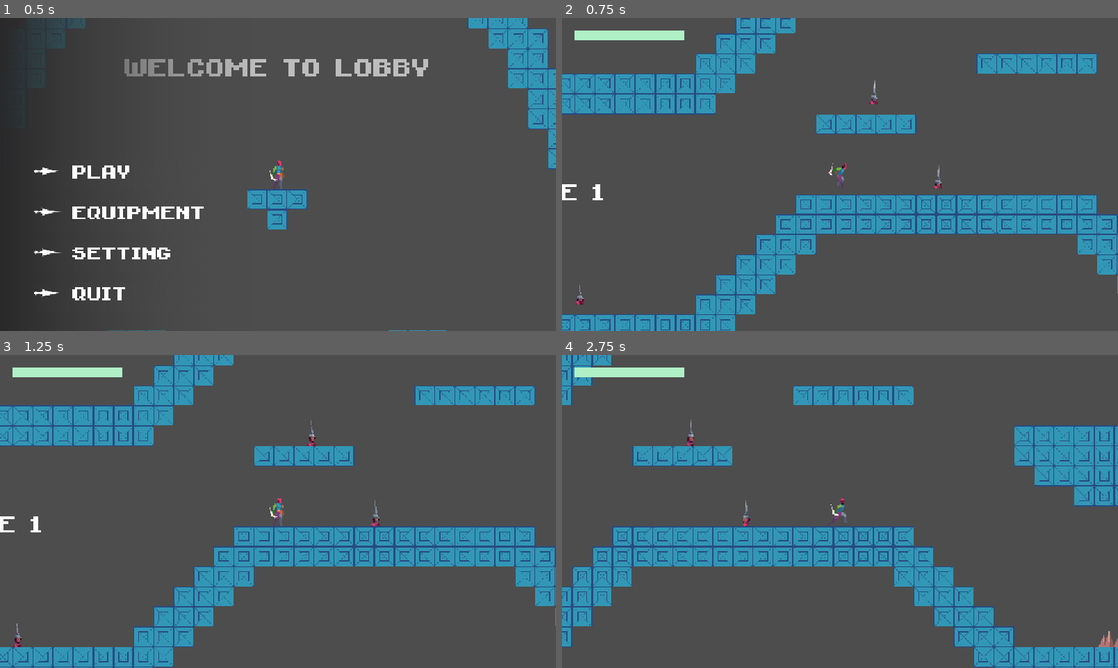
Above: before the commit, frames 1-4 (two rows, left to right).
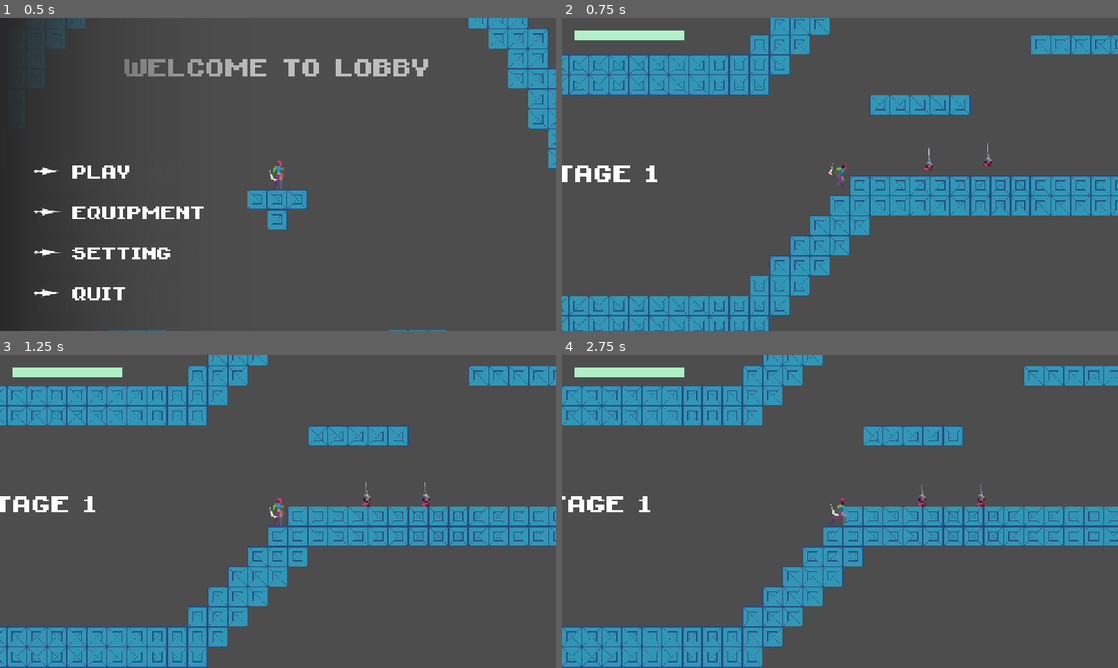
Above: after the commit, the same moments.

Repository: jbradlim08/MindBlade
Game: Godot game, scene res://scene/game/main_menu.tscn
The game is run twice, just before and just after one commit, with the same random seed, the same clock (stepped at 60 frames per second) and the same inputs.
Inputs (mouse positions are in pixels of both pictures, inside the frame that each line leads up to):
- Up to frame 1 (0.5 s): no input
- Up to frame 2 (0.75 s): click (684, 174) at 0.5 s
- Up to frame 3 (1.25 s): no input
- Up to frame 4 (2.75 s): tap Enter at 1.25 s; move the mouse to (962, 495) at 1.27 s; hold D (right) from 1.28 s (still down); tap Space (dash) at 1.35 s; click (962, 495) at 1.42 s; tap W (jump) at 1.52, 2.27 s; move the mouse to (728, 527) at 2.02 s; click (728, 527) at 2.1 s

Frame 1 is identical in both runs. In frame 2, 27% of the frame differs, in the area x 0-100%, y 0-100%; in frame 3, 26%; in frame 4, 40%.

Commit message:
Fix the major issue of HeadKnife. Fixed the CHARGE behavior by setting the conditions only once and it charge until something cancel it. Add a shield to HeadKnife to protect it from being assassinated from above

Diff:
--- a/enemy/ground/headknife.gd
+++ b/enemy/ground/headknife.gd
@@ -16,18 +16,23 @@
 @onready var wall_detector: RayCast2D = $WallDetector
 @onready var back_detector: RayCast2D = $BackDetector
 @onready var ground_detector: RayCast2D = $GroundDetector
+@onready var player_detector: RayCast2D = $PlayerDetector
 @onready var attack_domain: Area2D = $AttackDomain
 @onready var patrol_timer: Timer = $PatrolTimer
 @onready var hurt_timer: Timer = $HurtTimer
+@onready var charge_timer: Timer = $ChargeTimer
 
 var prev_state: HKState
 var cur_state: HKState
 var dir: float
 var speed: float = 70.0
 var charge_speed: float = 120.0
-var can_charge: bool = false
+
+var can_charge: bool = true
 var can_attack: bool = false
 var can_hurt: bool = true
+
+var max_dist_y_to_player: float = 60.0
 
 func _ready() -> void:
 	enemy_die.connect(set_state.bind(HKState.DIE))
@@ -39,9 +44,11 @@
 	apply_gravity(delta)
 
 	check_state()
-	check_detectors()
+
+	update_player_detector()
 
 	move_and_slide()
+	call_deferred("check_detectors") # should be the last
 
 func apply_gravity(delta) -> void:
 	if not is_on_floor():
@@ -52,9 +59,22 @@
 		return
 	if dir > 0.0:
 		self.transform.x.x = 1.0
-
 	elif dir < 0.0:
 		self.transform.x.x = -1.0
+
+func update_player_detector() -> void:
+	player_detector.rotation = global_position.angle_to_point(player_ref.global_position) \
+							   - deg_to_rad(90.0)
+	player_detector.global_position = global_position
+
+func check_view_degree() -> bool:
+	var horizon_dir: Vector2 = Vector2.RIGHT * -to_player_dir()
+	var to_player: Vector2 = global_position.direction_to(player_ref.global_position)
+	var angle: float = abs(horizon_dir.angle_to(to_player))
+	return angle <= deg_to_rad(45.0)
+	# minimum height for field of view and player detection to 'true'
+	# h = sin(18) * 200px(player detector length) = 60
+	# slightly lower than 2 tiles
 
 func check_detectors() -> void:
 	if cur_state == HKState.PATROL or cur_state == HKState.CHARGE:
@@ -69,10 +89,34 @@
 			not back_detector.is_colliding()
 		   ):
 			dir = -dir
+			if cur_state == HKState.CHARGE:
+				can_charge = false
+				print('hit wall while charge')
+				set_state(HKState.IDLE)
+				charge_timer.start()
+				return
+			set_state(HKState.PATROL)
 		else:
 			dir = dir
-		set_state(HKState.PATROL)
 	else: return
+
+func check_player_detector() -> bool:
+	if not player_detector.is_colliding():
+		return false
+	else:
+		var collider = player_detector.get_collider()
+		return collider.is_in_group("player_body")
+
+func check_can_charge() -> bool:
+	if player_ref.is_on_floor() and \
+	   global_position.y - player_ref.global_position.y <= max_dist_y_to_player and \
+	   check_player_detector() and \
+	   can_charge and \
+	   cur_state != HKState.CHARGE and \
+	   not can_attack:
+		return true
+	else:
+		return false
 
 func check_state() -> void:
 	if cur_state == HKState.HURT:
@@ -80,7 +124,7 @@
 	if is_on_floor():
 		if dir == 0.0 and cur_state != HKState.IDLE:
 			set_state(HKState.IDLE)
-		elif dir != 0.0 and cur_state != HKState.PATROL:
+		elif dir != 0.0 and cur_state != HKState.PATROL and cur_state != HKState.CHARGE:
 			set_state(HKState.PATROL)
 	else:
 		if velocity.y > 0.0 and cur_state != HKState.FALL:
@@ -88,6 +132,18 @@
 
 	if can_attack and cur_state != HKState.FALL:
 		set_state(HKState.ATTACK)
+
+	if check_can_charge():
+		set_state(HKState.CHARGE)
+
+	# in the middle of charge
+	if cur_state == HKState.CHARGE:
+		# change dir
+		if dir != -to_player_dir() and check_view_degree():
+			set_state(HKState.CHARGE)
+		# if stopped by its fellow
+		if velocity.x == 0:
+			set_state(HKState.CHARGE)
 
 func set_state(new_state: HKState) -> void:
 	prev_state = cur_state
@@ -110,6 +166,8 @@
 			die()
 
 func idle() -> void:
+	Utils.toggle_col_layer_mask(self, 4, true)
+
 	dir = 0.0
 	velocity.x = 0
 
@@ -117,8 +175,9 @@
 	patrol_timer.start()
 
 func patrol() -> void:
+	Utils.toggle_col_layer_mask(self, 4, false)
+	update_facing()
 	velocity.x = dir * speed
-	update_facing()
 
 	anim.play("patrol")
 	if prev_state == HKState.PATROL:
@@ -126,12 +185,19 @@
 	patrol_timer.start()
 
 func charge() -> void:
-	pass
+	Utils.toggle_col_layer_mask(self, 4, true)
+	dir = -to_player_dir()
+	update_facing()
+	velocity.x = dir * charge_speed
+
+	anim.play("charge")
 
 func attack() -> void:
+	Utils.toggle_col_layer_mask(self, 4, true)
+	set_physics_process(false)
+
 	dir = -to_player_dir()
 	update_facing()
-	set_physics_process(false)
 
 	anim.play("attack")
 	await anim.animation_finished
@@ -142,9 +208,11 @@
 	anim.play("fall")
 
 func hurt() -> void:
+	Utils.toggle_col_layer_mask(self, 4, false)
 	# to avoid physics set to false when attacking
 	set_physics_process(true)
-	Utils.toggle_col_layer_mask(self, 4, false)
+	dir = -to_player_dir()
+	update_facing()
 	can_hurt = false
 
 	velocity.x = to_player_dir() * 150
@@ -157,6 +225,7 @@
 	hurt_timer.start()
 
 func die() -> void:
+	Utils.toggle_col_layer_mask(self, 4, false)
 	set_physics_process(false)
 	anim.play("die")
 	velocity.x = 0.0
@@ -173,6 +242,18 @@
 		set_state(HKState.HURT)
 		super(amount)
 
+func _on_attack_domain_body_entered(body: Node2D) -> void:
+	can_attack = true
+
+
+func _on_attack_domain_body_exited(body: Node2D) -> void:
+	can_attack = false
+
+
+func _on_hitbox_area_entered(area: Area2D) -> void:
+	if area.is_in_group("player_hurt"):
+		area.get_parent().take_damage(DataManager.get_headknife_dmg())
+
 func _on_patrol_timer_timeout() -> void:
 	if cur_state == HKState.IDLE:
 		dir = 1.0 if randi_range(0, 1) == 0 else -1.0
@@ -180,21 +261,10 @@
 	elif cur_state == HKState.PATROL:
 		set_state(HKState.IDLE)
 
-
-func _on_attack_domain_body_entered(body: Node2D) -> void:
-	can_attack = true
-
-
-func _on_attack_domain_body_exited(body: Node2D) -> void:
-	can_attack = false
-
-
-func _on_hitbox_area_entered(area: Area2D) -> void:
-	if area.is_in_group("player_hurt"):
-		area.get_parent().take_damage(DataManager.get_headknife_dmg())
-
-
 func _on_hurt_timer_timeout() -> void:
 	can_hurt = true
 	Utils.toggle_col_layer_mask(self, 4, true)
 	set_state(HKState.IDLE)
+
+func _on_charge_timer_timeout() -> void:
+	can_charge = true
--- a/enemy/ground/headknife.tscn
+++ b/enemy/ground/headknife.tscn
@@ -305,6 +305,10 @@
 &"patrol": SubResource("Animation_fj8b2")
 }
 
+[sub_resource type="CapsuleShape2D" id="CapsuleShape2D_f0ach"]
+radius = 4.0
+height = 26.0
+
 [sub_resource type="RectangleShape2D" id="RectangleShape2D_kc6ms"]
 size = Vector2(60, 39)
 
@@ -343,31 +347,43 @@
 wait_time = 0.4
 one_shot = true
 
-[node name="AttackDomain" type="Area2D" parent="." index="9"]
+[node name="ChargeTimer" type="Timer" parent="." index="9"]
+wait_time = 2.0
+one_shot = true
+
+[node name="Shield" type="Area2D" parent="." index="10"]
+collision_layer = 32
+collision_mask = 258
+
+[node name="CollisionShape2D" type="CollisionShape2D" parent="Shield" index="0"]
+position = Vector2(0, -15)
+shape = SubResource("CapsuleShape2D_f0ach")
+
+[node name="AttackDomain" type="Area2D" parent="." index="11"]
 
 [node name="AttackCollision" type="CollisionShape2D" parent="AttackDomain" index="0"]
 position = Vector2(0, -12.5)
 shape = SubResource("RectangleShape2D_kc6ms")
 
-[node name="WallDetector" type="RayCast2D" parent="." index="10"]
+[node name="WallDetector" type="RayCast2D" parent="." index="12"]
 target_position = Vector2(18, 0)
-collision_mask = 2568
-
-[node name="BackDetector" type="RayCast2D" parent="." index="11"]
+collision_mask = 2560
+
+[node name="BackDetector" type="RayCast2D" parent="." index="13"]
 target_position = Vector2(-60, 0)
 collision_mask = 2560
 
-[node name="GroundDetector" type="RayCast2D" parent="." index="12"]
+[node name="GroundDetector" type="RayCast2D" parent="." index="14"]
 position = Vector2(25, 0)
 target_position = Vector2(0, 32)
 collision_mask = 512
 
-[node name="PlayerDetector" type="RayCast2D" parent="." index="13"]
-visible = false
-target_position = Vector2(0, 200)
+[node name="PlayerDetector" type="RayCast2D" parent="." index="15"]
+top_level = true
+target_position = Vector2(0, 300)
 collision_mask = 513
 
-[node name="ViewTester" type="Node2D" parent="." index="14"]
+[node name="ViewTester" type="Node2D" parent="." index="16"]
 visible = false
 
 [node name="RayCast2D" type="RayCast2D" parent="ViewTester" index="0"]
@@ -386,5 +402,6 @@
 [connection signal="area_entered" from="Hitbox" to="." method="_on_hitbox_area_entered"]
 [connection signal="timeout" from="PatrolTimer" to="." method="_on_patrol_timer_timeout"]
 [connection signal="timeout" from="HurtTimer" to="." method="_on_hurt_timer_timeout"]
+[connection signal="timeout" from="ChargeTimer" to="." method="_on_charge_timer_timeout"]
 [connection signal="body_entered" from="AttackDomain" to="." method="_on_attack_domain_body_entered"]
 [connection signal="body_exited" from="AttackDomain" to="." method="_on_attack_domain_body_exited"]
--- a/scene/game/level.tscn
+++ b/scene/game/level.tscn
@@ -28,7 +28,7 @@
 [node name="ObjectContainer" parent="." instance=ExtResource("3_jnrmd")]
 
 [node name="Vier" parent="." node_paths=PackedStringArray("danger_tilemap") instance=ExtResource("2_jnrmd")]
-position = Vector2(839, 283)
+position = Vector2(753, 313)
 danger_tilemap = NodePath("../Danger")
 
 [node name="Camera" parent="Vier" instance=ExtResource("8_u2b8d")]
@@ -48,11 +48,8 @@
 text = "STAGE 1"
 label_settings = ExtResource("9_07p8p")
 
-[node name="HeadKnife5" parent="." instance=ExtResource("8_kapys")]
-position = Vector2(423, 479)
-
 [node name="HeadKnife6" parent="." instance=ExtResource("8_kapys")]
-position = Vector2(994, 295)
+position = Vector2(987, 289)
 
 [node name="HeadKnife7" parent="." instance=ExtResource("8_kapys")]
-position = Vector2(892, 160)
+position = Vector2(893, 296)
Not shown: 1 places in enemy/ground/headknife.tscn that only renumber resources
